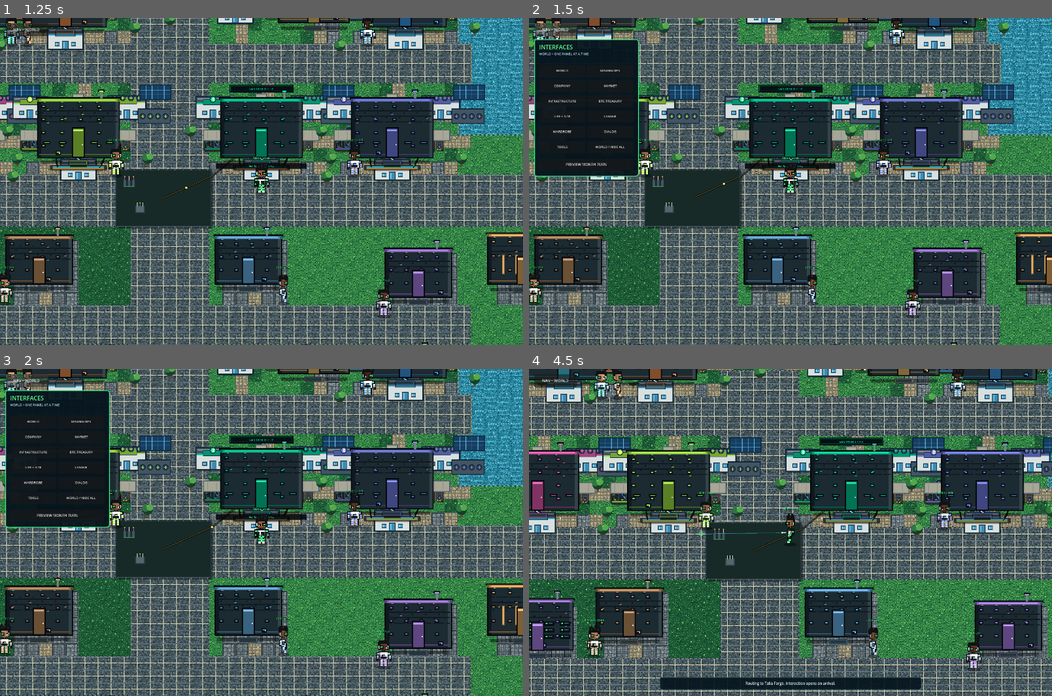
Above: before the commit, frames 1-4 (two rows, left to right).
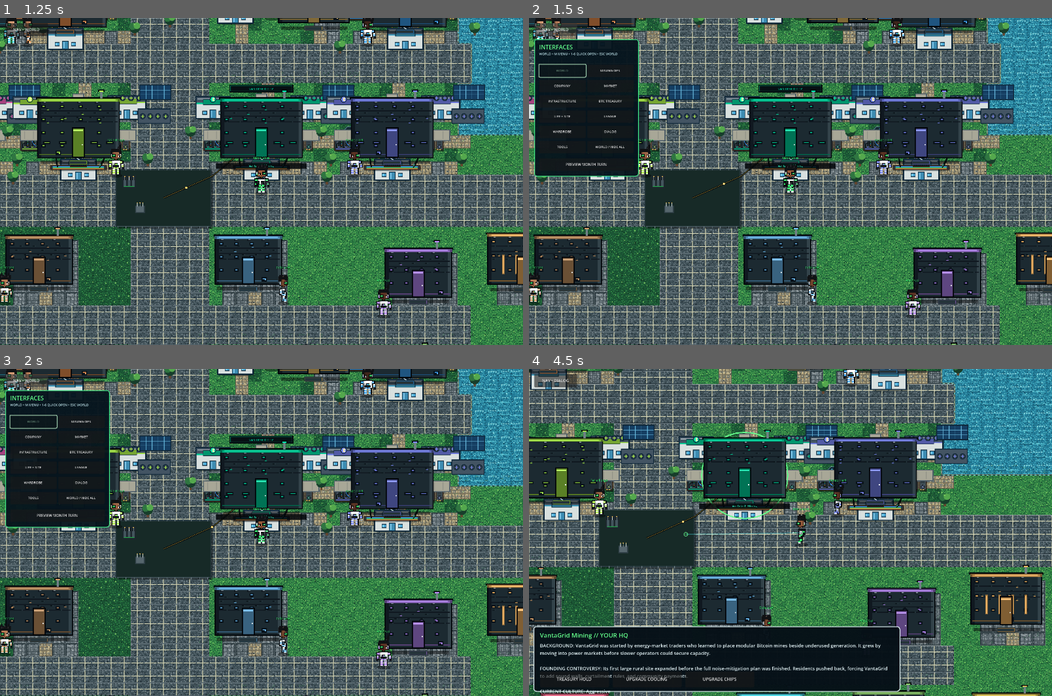
Above: after the commit, the same moments.

Repository: 1freetech/HashRace
Game: Godot game, scene res://scenes/campaign_setup.tscn
The game is run twice, just before and just after one commit, with the same random seed, the same clock (stepped at 60 frames per second) and the same inputs.
Inputs (mouse positions are in pixels of both pictures, inside the frame that each line leads up to):
- Up to frame 1 (1.25 s): click "START MINING RACE" at 0.5 s
- Up to frame 2 (1.5 s): click "NAV • WORLD" at 1.25 s
- Up to frame 3 (2 s): no input
- Up to frame 4 (4.5 s): click (560, 421) at 2 s, where only the run before the commit has a clickable "WORLD"; click (612, 421) at 2.75 s, where only the run after the commit has a clickable "MINING OPS"; tap Enter (ui_accept) at 3.5, 3.77 s; move the mouse to (905, 516) at 3.52 s; hold D 3.53-4.25 s; tap E at 3.6 s; click (905, 516) at 3.67 s; drag from (685, 548) to (764, 597) at 4.27 s

Frame 1 is identical in both runs. In frame 2, 0.2% of the frame differs, in the area x 1-17%, y 10-19%; in frame 3, 0.2%; in frame 4, 82%, in the area x 0-100%, y 0-100%.

Commit message:
Load v0.096 world quality layer

Diff:
--- a/Godot/scenes/world.tscn
+++ b/Godot/scenes/world.tscn
@@ -1,7 +1,7 @@
 [gd_scene load_steps=3 format=3]
 
-; Release inheritance compatibility: world_v095.gd -> world_v094.gd -> world_v093.gd -> world_v092.gd -> world_v091.gd -> world_v090.gd -> world_v089.gd -> world_v088.gd -> world_v087.gd -> prior visual/gameplay stack. v0.095 keeps buildings off roads/water and binds live scouter color/eye customization to the active player renderer.
-[ext_resource path="res://scripts/world_v095.gd" type="Script" id="1_world"]
+; Release inheritance compatibility: world_v096.gd -> world_v095.gd -> world_v094.gd -> world_v093.gd -> world_v092.gd -> world_v091.gd -> world_v090.gd -> world_v089.gd -> world_v088.gd -> world_v087.gd -> prior visual/gameplay stack. v0.096 improves navigation responsiveness, workspace clarity, keyboard access, and UI recovery without changing simulation state.
+[ext_resource path="res://scripts/world_v096.gd" type="Script" id="1_world"]
 [ext_resource path="res://scripts/live_treasury_controls.gd" type="Script" id="2_treasury"]
 
 [node name="HashRaceRPGStrategyWorld" type="Node2D"]
